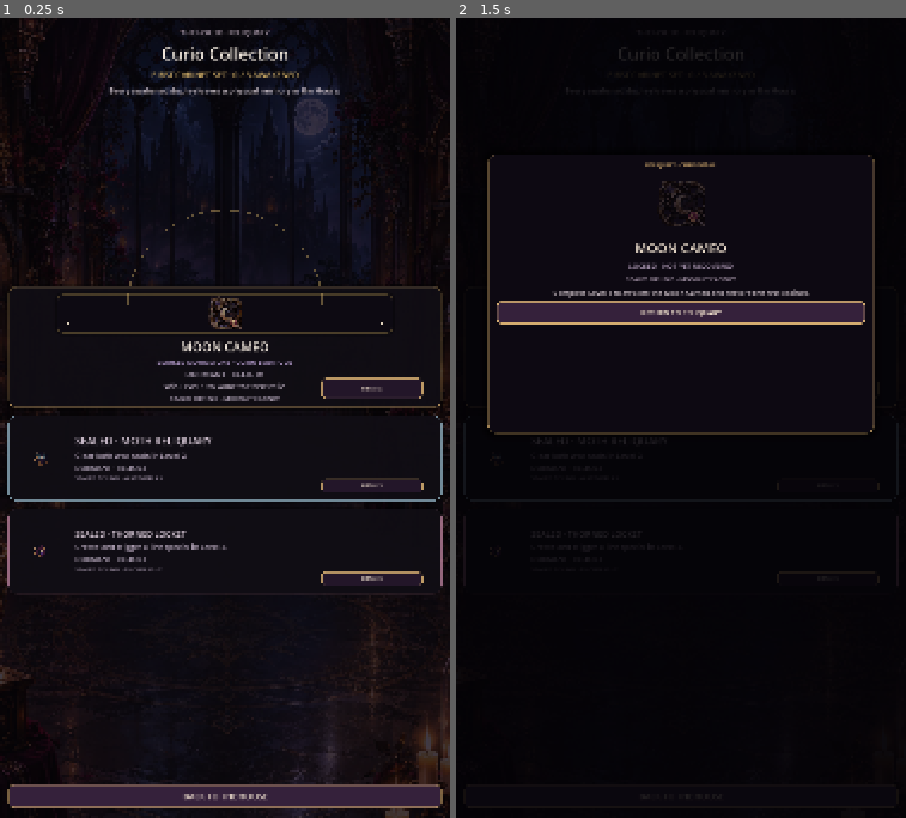
Above: before the commit, frames 1-2 (left to right).
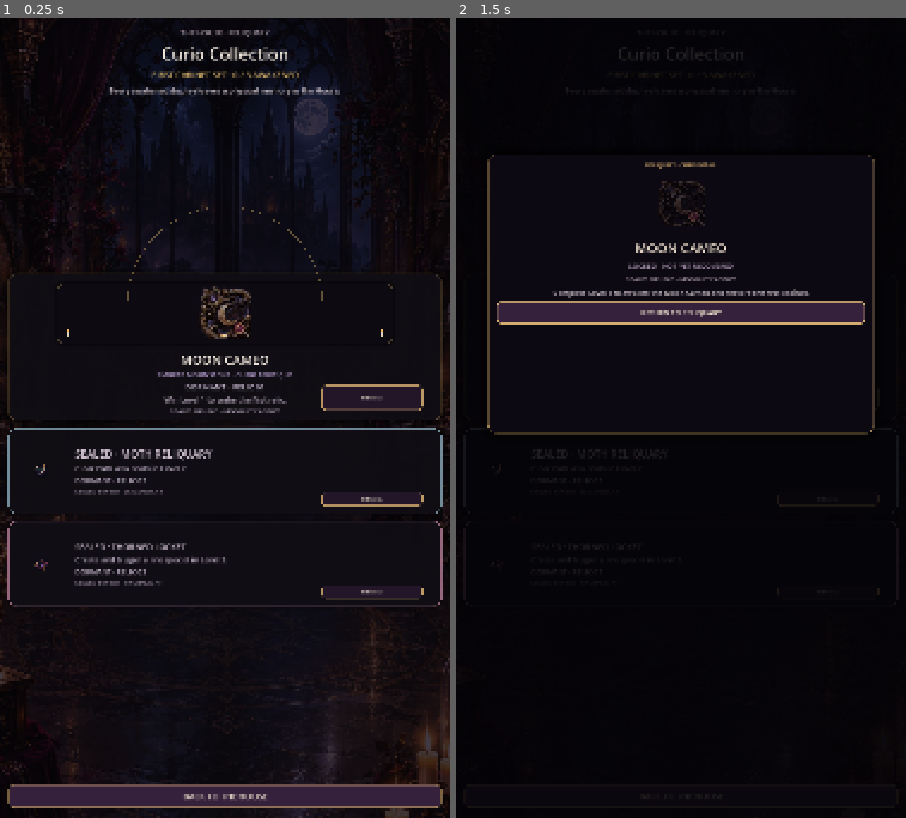
Above: after the commit, the same moments.

Repository: Jay-prodesign/akilta-match3
Game: Godot game, scene res://src/ui/collection/curio_collection.tscn
Two runs of this game, one before a commit and one after it. Both use one fixed random seed, a clock stepped at 60 frames per second and the inputs below. This scene is started directly instead of the project's main scene.
Inputs:
- Up to frame 1 (0.25 s): no input
- Up to frame 2 (1.5 s): click "DETAILS" at 0.5 s; click "DETAILS" at 1.25 s

The runs differ from the first frame. In frame 1, 5.8% of the frame differs, in the area x 1-99%, y 23-74%; in frame 2, less than 0.1%.

Commit message:
Scale Moon Cameo as collection focal object

Diff:
--- a/src/ui/collection/curio_collection.tscn
+++ b/src/ui/collection/curio_collection.tscn
@@ -92,7 +92,7 @@
 alignment = 1
 
 [node name="MoonCard" type="PanelContainer" parent="Layout/Cards"]
-custom_minimum_size = Vector2(0, 250)
+custom_minimum_size = Vector2(0, 320)
 layout_mode = 2
 theme_override_styles/panel = SubResource("Card")
 
@@ -102,7 +102,7 @@
 alignment = 1
 
 [node name="RitualArt" type="Control" parent="Layout/Cards/MoonCard/Content"]
-custom_minimum_size = Vector2(0, 108)
+custom_minimum_size = Vector2(0, 170)
 layout_mode = 2
 mouse_filter = 2
 script = ExtResource("2_cameo")
